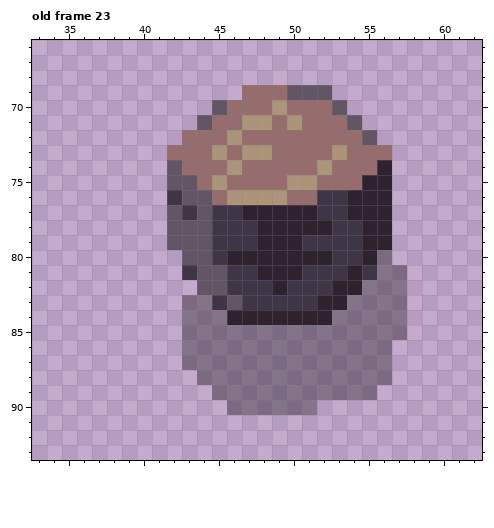
Pixel-art file, stored at bleed-client/asesprite/Environment.aseprite. This is how it looked before the edit.
100x120 pixels, 24 frames. Colours within 5 levels of each other are drawn and written as one. Shown: old frame 23: x 33..62, y 66..93. The commit also changed other frames, which this record leaves out.
New version:
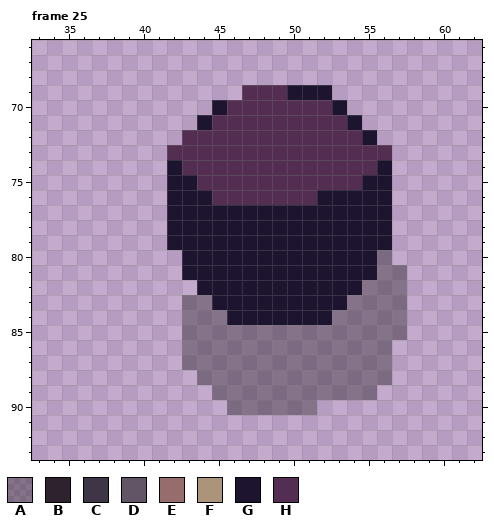
Palette (. is transparent): A #00000052  B #2e222f  C #3e3546  D #625565  E #966c6c  F #ab947a  G #1d1530  H #542e52
A new or re-ordered frame is compared with the old frame closest to it.
From old to new:
frames 24 -> 26
--- frame 25 is new; against old frame 23, layer "Diffuse"
@@ x 40..58 @@
 68 ...................
-69 .......EEEDDD......
-70 .....DEEEFEEED.....
-71 ....DEEFFEFEEED....
-72 ...EEEFEEEEEEEED...
-73 ..EEEFEFFEEEEFEEE..
-74 ..DEEEFEEEEEFEEEB..
-75 ..DDEFEEEEFFEEEBB..
-76 ..CDDEFFFFEECCBBB..
-77 ..DCDCCBBBBBCCBBB..
-78 ..DDDCCCBBBBBCCBB..
-79 ..DDDCCCBBBCCCCBB..
-80 ...DDCBBBBBBBCCBA..
-81 ...CDDCCBBBCCCBCAA.
-82 ....DDCCCBCCCBBAAA.
-83 ...AACDCCCCCBBAAAA.
-84 ...AAABBBBBBBAAAAA.
+69 .......HHHGGG......
+70 .....GHHHHHHHG.....
+71 ....GHHHHHHHHHG....
+72 ...HHHHHHHHHHHHG...
+73 ..HHHHHHHHHHHHHHH..
+74 ..GHHHHHHHHHHHHHG..
+75 ..GGHHHHHHHHHHHGG..
+76 ..GGGHHHHHHHGGGGG..
+77 ..GGGGGGGGGGGGGGG..
+78 ..GGGGGGGGGGGGGGG..
+79 ..GGGGGGGGGGGGGGG..
+80 ...GGGGGGGGGGGGGA..
+81 ...GGGGGGGGGGGGGAA.
+82 ....GGGGGGGGGGGAAA.
+83 ...AAGGGGGGGGGAAAA.
+84 ...AAAGGGGGGGAAAAA.
 85 ...AAAAAAAAAAAAAAA.
